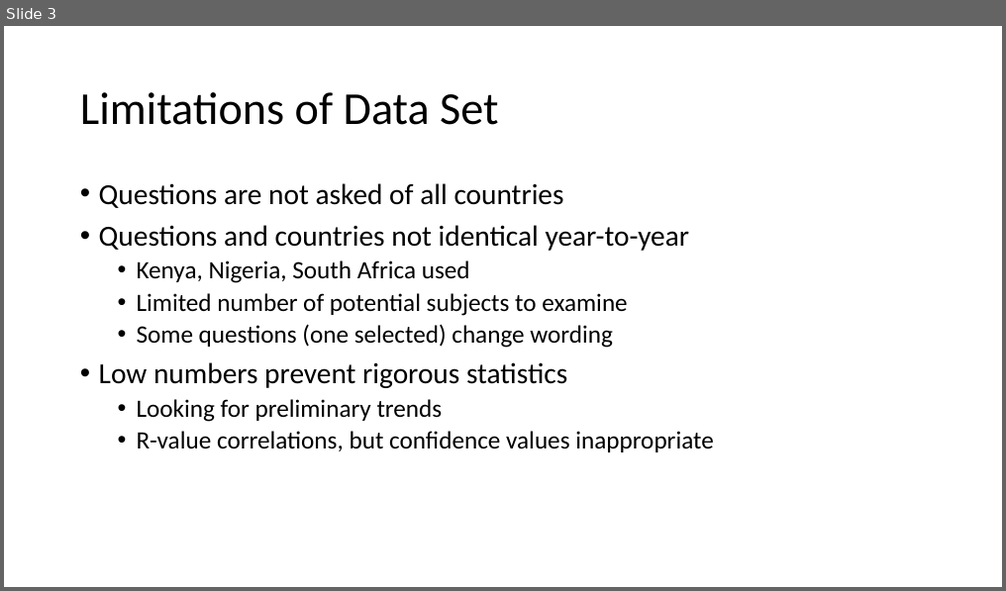
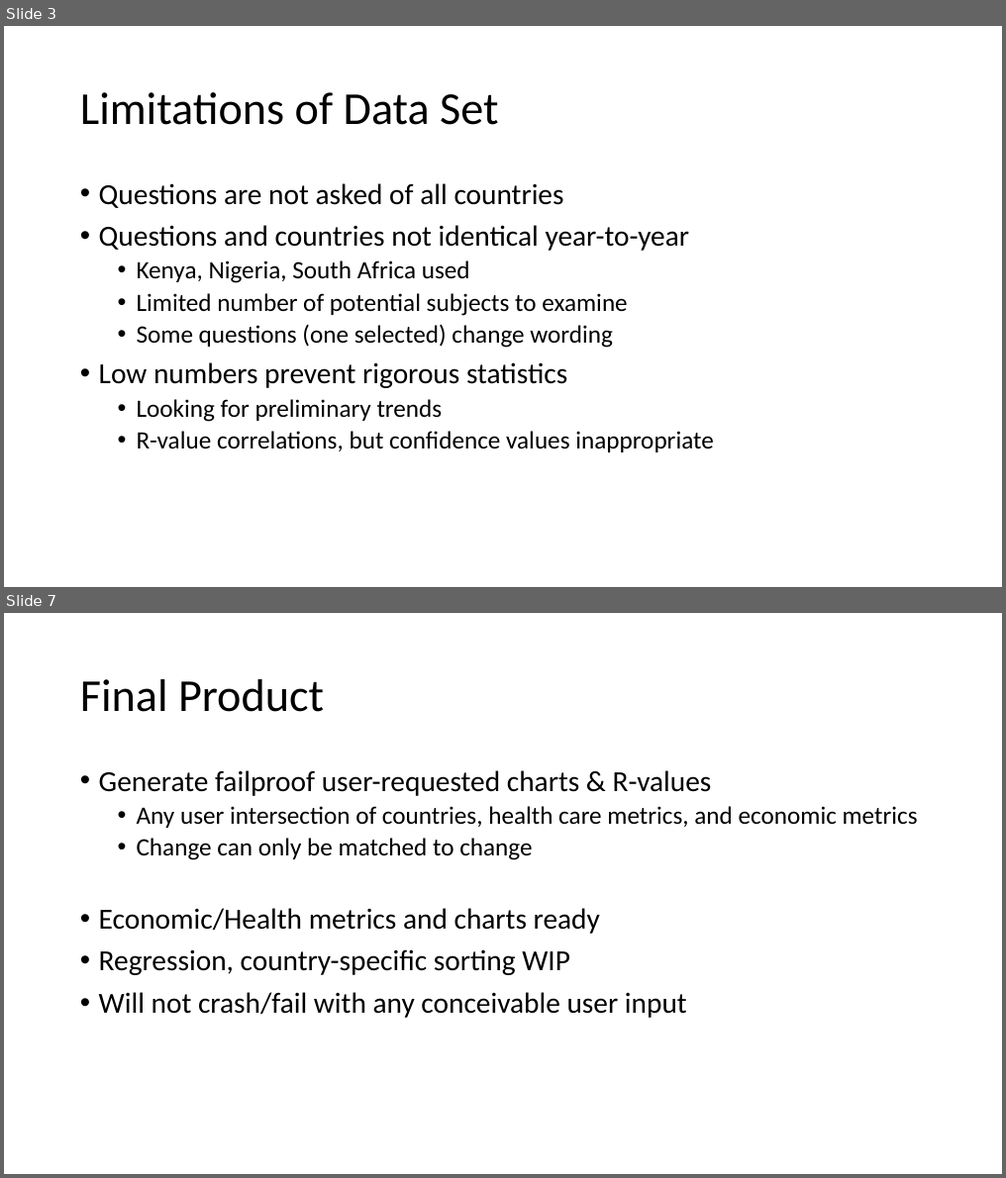
Before and after one commit to BIOF309/10-final-project-R-Mayers, a slide deck: BIOF309 Presentation.pptx. Shown one above the other, each under a label of ours: slide 3 before the commit, slides 3 and 7 after it; the slides between them are not shown. The pictures are 1006x591 and 1006x1178 pixels, drawn with LibreOffice and Linux fonts; fonts in the diff are those of the drawing. Boxes give left, top, right and bottom in pixels: in the first picture for what was removed or moved away, otherwise in the second. Text is boxed around its words. In the diff, an @@ line names an element or a change of style, - is before the commit and + after.

```diff
--- a/BIOF309 Presentation.pptx
+++ b/BIOF309 Presentation.pptx
@@ slide 7 added at bbox=[4, 613, 1002, 1174], background #FFFFFF @@
@@ title added at bbox=[80, 679, 324, 712], 44 pt, text #000000 @@
+Final Product
@@ text added at bbox=[99, 770, 918, 1018], 28 pt, text #000000 @@
+• Generate failproof user-requested charts & R-values
+  • Any user intersection of countries, health care metrics, and economic metrics
+  • Change can only be matched to change
+• Economic/Health metrics and charts ready
+• Regression, country-specific sorting WIP
+• Will not crash/fail with any conceivable user input
```
Also in this commit, not shown: 3 slides changed, 2 other slides added, 2 slides removed, 4 other files.
